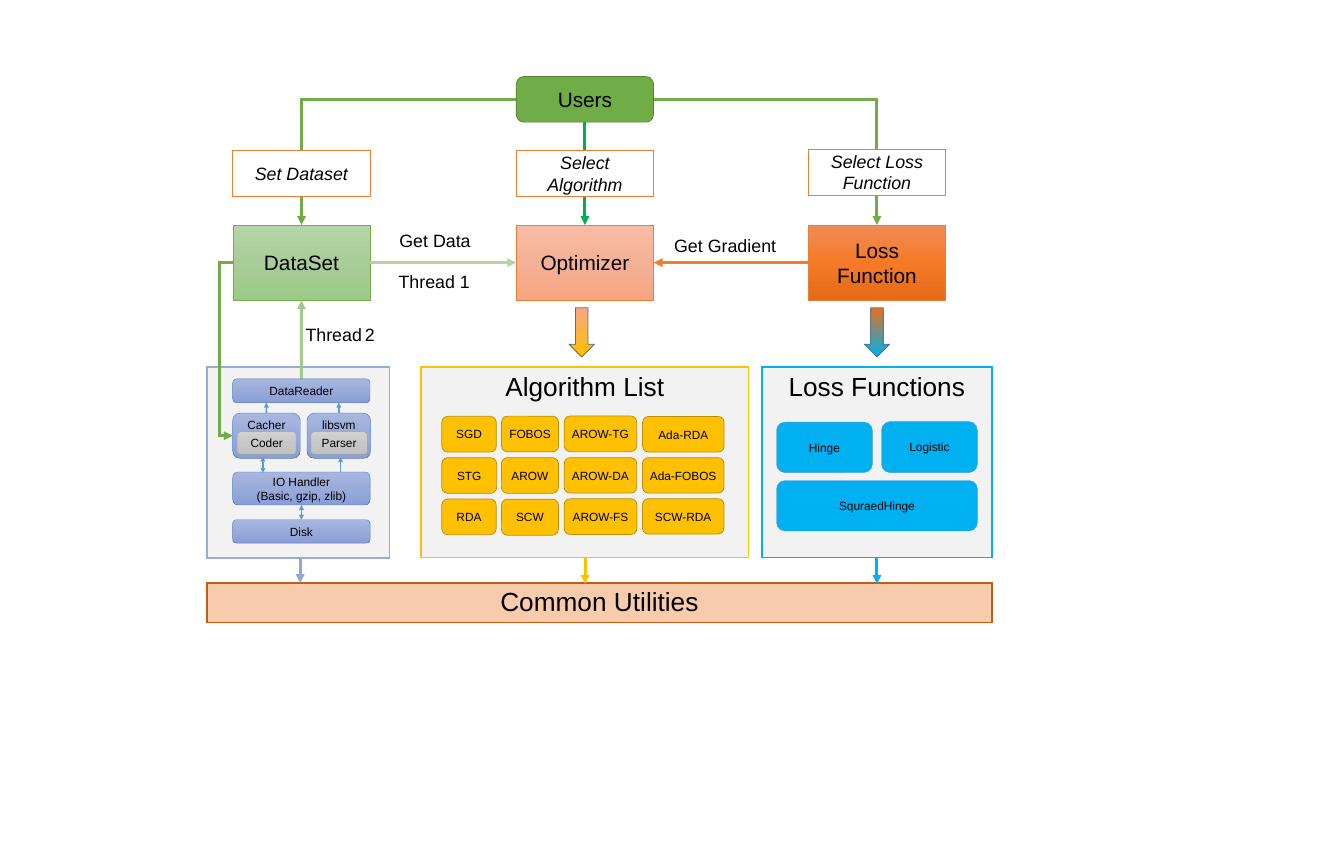
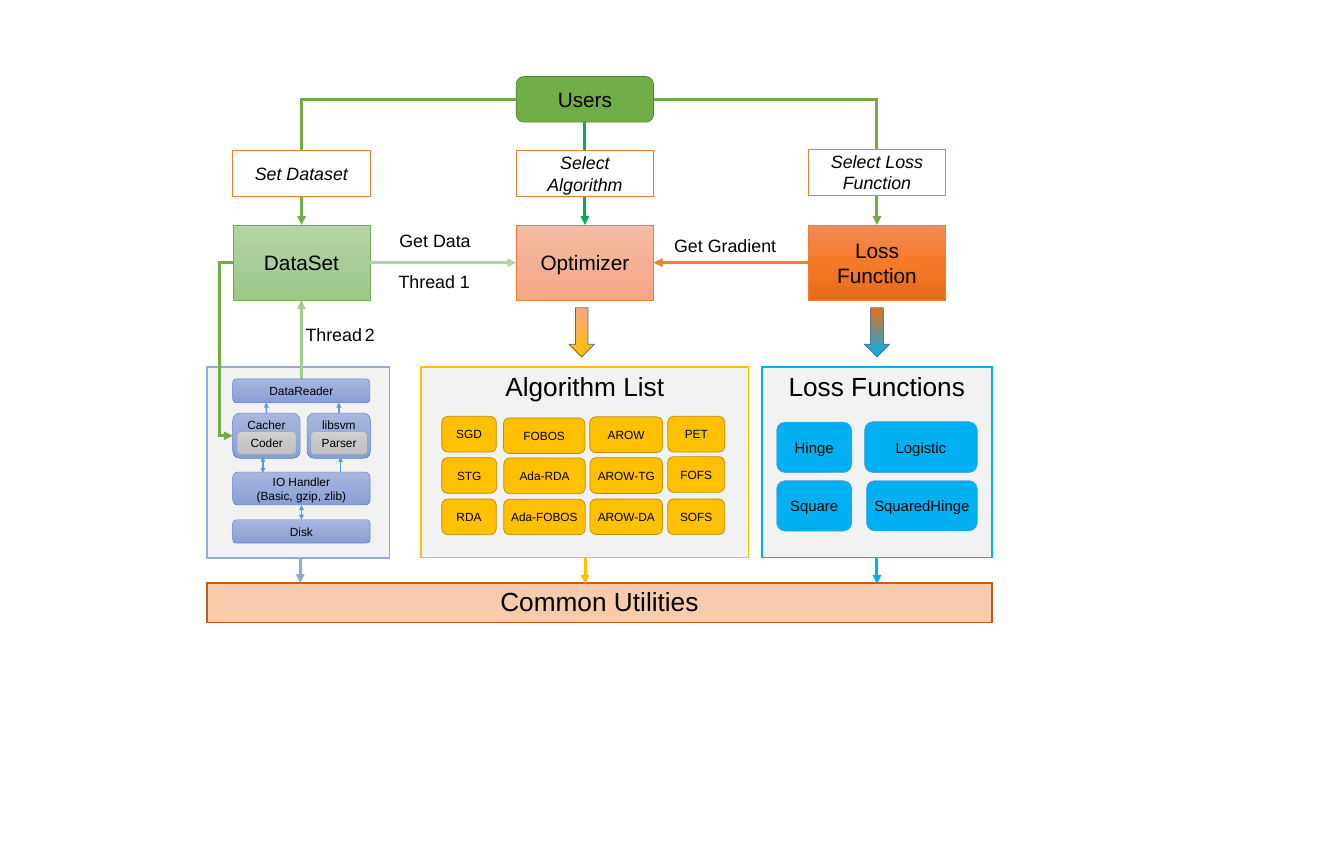
Before and after one commit to yuewu001/sol, a slide deck: slide 1 of doc/figs/framework.pptx. Drawn at 1344x843 pixels with LibreOffice and Linux fonts; fonts in the diff are those of the drawing. Boxes give left, top, right and bottom in pixels: in the first picture for what was removed or moved away, otherwise in the second. Text is boxed around its words. In the diff, an @@ line names an element or a change of style, - is before the commit and + after.

```diff
--- a/doc/figs/framework.pptx
+++ b/doc/figs/framework.pptx
@@ rounded rectangle "FOBOS": place and size @@
-rounded rectangle "FOBOS" at bbox=[501, 416, 559, 452]
+rounded rectangle "FOBOS" at bbox=[504, 418, 585, 454]
@@ rounded rectangle "AROW": place and size @@
-rounded rectangle "AROW" at bbox=[501, 458, 559, 493]
+rounded rectangle "AROW" at bbox=[590, 417, 662, 453]
@@ rounded rectangle added at bbox=[668, 416, 725, 452], fill #FFC000, outline #BD8E00 1 pt, 16 pt, text #000000 @@
+PET
@@ rounded rectangle "Hinge" at bbox=[777, 422, 852, 473]: size 16 to 20 pt @@
@@ rounded rectangle "Hinge": place and size @@
-rounded rectangle "Hinge" at bbox=[777, 422, 872, 473]
+rounded rectangle "Hinge" at bbox=[777, 422, 852, 473]
@@ rounded rectangle "Logistic": place and size @@
-rounded rectangle "Logistic" at bbox=[882, 422, 977, 473]
+rounded rectangle "Logistic" at bbox=[864, 422, 977, 473]
@@ rounded rectangle "Logistic" at bbox=[864, 422, 977, 473]: size 16 to 20 pt @@
@@ rounded rectangle "Ada-RDA": place and size @@
-rounded rectangle "Ada-RDA" at bbox=[643, 416, 724, 452]
+rounded rectangle "Ada-RDA" at bbox=[504, 458, 585, 494]
@@ rounded rectangle "AROW-TG": place and size @@
-rounded rectangle "AROW-TG" at bbox=[564, 416, 637, 452]
+rounded rectangle "AROW-TG" at bbox=[590, 458, 663, 493]
@@ rounded rectangle added at bbox=[668, 457, 725, 492], fill #FFC000, outline #BD8E00 1 pt, 16 pt, text #000000 @@
+FOFS
@@ rounded rectangle removed at bbox=[501, 499, 559, 535] @@
-SCW
@@ rounded rectangle "Ada-FOBOS": place and size @@
-rounded rectangle "Ada-FOBOS" at bbox=[643, 458, 724, 493]
+rounded rectangle "Ada-FOBOS" at bbox=[504, 499, 585, 535]
@@ rounded rectangle "AROW-DA": place and size @@
-rounded rectangle "AROW-DA" at bbox=[564, 458, 637, 493]
+rounded rectangle "AROW-DA" at bbox=[590, 499, 663, 534]
@@ rounded rectangle removed at bbox=[643, 499, 724, 534] @@
-SCW-RDA
@@ rounded rectangle "SOFS": place and size @@
-rounded rectangle "SOFS" at bbox=[564, 499, 637, 535]
+rounded rectangle "SOFS" at bbox=[668, 499, 725, 535]
@@ rounded rectangle added at bbox=[777, 481, 852, 531], fill #00B0F0, outline #5B9BD5 0.5 pt, 20 pt, text #000000 @@
+Square
@@ rounded rectangle "SquaredHinge": place and size @@
-rounded rectangle "SquaredHinge" at bbox=[777, 481, 978, 531]
+rounded rectangle "SquaredHinge" at bbox=[867, 481, 978, 531]
@@ text in rounded rectangle at bbox=[874, 500, 969, 514]: text changed; size 16 to 20 pt @@
-SquraedHinge
+SquaredHinge
@@ text in rounded rectangle at bbox=[680, 512, 712, 521]: text changed @@
-AROW-FS
+SOFS
```
Also in this commit, not shown: 6 other files.
